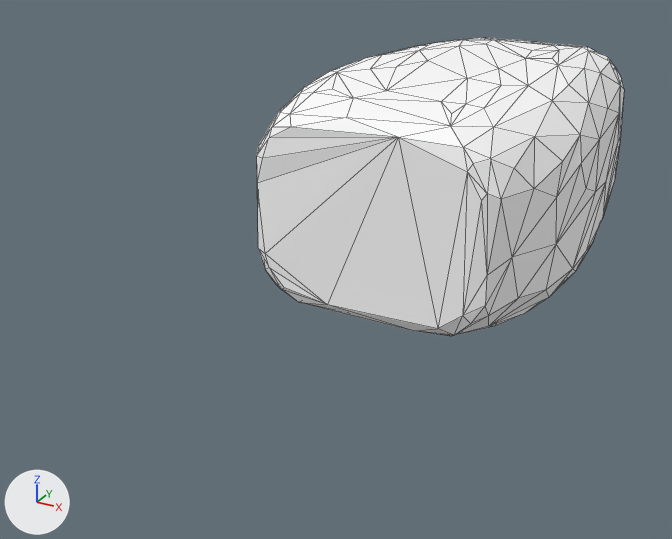
The COLLADA model aero_description/aero_four_legs/models/urdf/aero_upper_meshes/LARM_LINK5_mesh.dae, before and after one commit.
Before and after are seen from a camera (50 mm lens) standing at (0.091, -0.287, 0.08) and looking at (-0.019, -0.087, -0.02). Every picture has the same lights, and +X, +Y and +Z are marked at lower left. Mesh edges are drawn as thin lines. Vertices at the same position are counted once.

In view in the first picture: 'LARM_LINK5'.
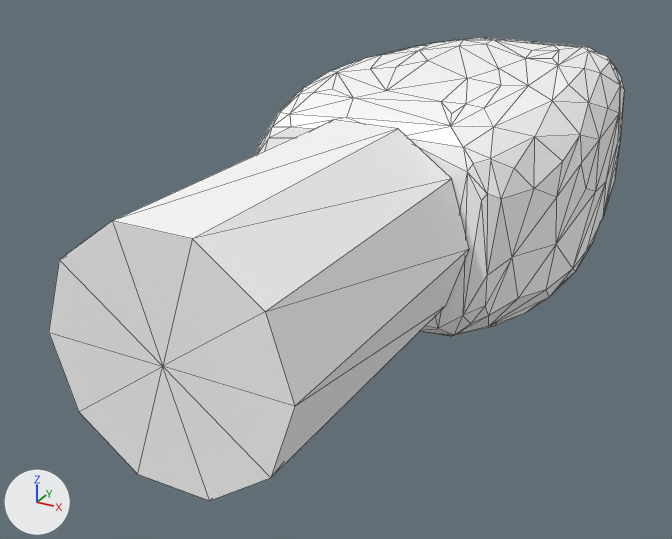
The newer file is also rescaled (x0.01), turned or shifted as a whole; pictures and numbers use the older file's frame.

The change, as JSON lines over the scene's bpy script:
```json
{"op": "add", "block": "mat_m1blinn21", "code": ["mat_m1blinn21 = principled_material('m1blinn21')", "mat_m1blinn21.base_color = (1.0, 1.0, 1.0)  # white #ffffff", "mat_m1blinn21.roughness = 0.64"]}
{"op": "add", "block": "mat_m0blinn20", "code": ["mat_m0blinn20 = principled_material('m0blinn20')", "mat_m0blinn20.base_color = (1.0, 1.0, 1.0)  # white #ffffff", "mat_m0blinn20.roughness = 0.64"]}
{"block": "me_larm_link5", "where": "me_larm_link5.from_pydata(...)  # 271 vertices, 538 faces; spans x -0.042..0.04, y -0.106..0.046, z -0.03..0.03"}
{"block": "me_larm_link5", "where": "# used by ob_larm_link5; location = (0.0, 0.0, 0.0)"}
{"op": "remove", "block": "me_larm_link5", "code": "me_larm_link5.materials.append(mat_blinn20)  # white #ffffff"}
{"block": "me_larm_link5", "change": "me_larm_link5 part 1: a new loose piece, a 10-sided cylinder along y spanning x -0.027..0.025, y -0.18..-0.106, z -0.023..0.026, in mat_m1blinn21 (white #ffffff)"}
{"op": "add", "block": "me_larm_link5", "code": "me_larm_link5.materials.append(mat_m0blinn20)  # white #ffffff"}
{"op": "add", "block": "me_larm_link5", "code": "me_larm_link5.materials.append(mat_m1blinn21)  # white #ffffff"}
```

What differs and where, as boxes (x1, y1, x2, y2) in the pictures (672 x 539 px):
```json
{"object": "LARM_LINK5", "change": "reshaped", "before": [257, 37, 624, 336], "after": [49, 37, 624, 501], "on screen": "57% wider, 55% taller"}
{"part": 1, "of": "me_larm_link5", "change": "added", "after": [49, 120, 469, 501]}
```
